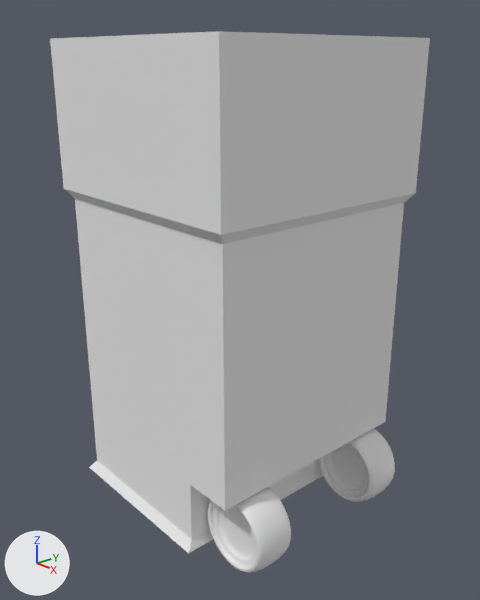
What one commit did to the Blender file working/subahu/Container/Container.blend.
Camera for both pictures: a 50 mm lens placed at (4.01, -3.5, 3.53), pointed at (0.1, -0.06, 1.64). Arrows for +X, +Y and +Z are at lower left; the lights stay in place.
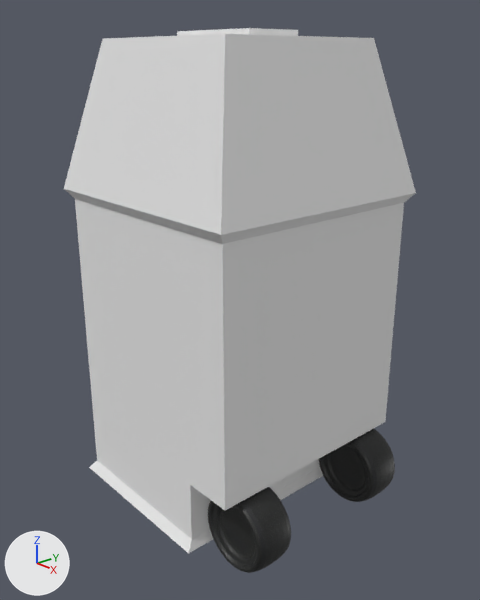
What changed in the scene script:
```text
Add img_blackrubber_jpg:
    img_blackrubber_jpg = load_image('blackRubber.jpg', 'Textures/blackRubber.jpg', 600, 524, 'sRGB')
Add mat_blackrubber_jpg:
    mat_blackrubber_jpg = principled_material('blackRubber.jpg')
    mat_blackrubber_jpg.texture = img_blackrubber_jpg
Change me_cylinder_001:
    where me_cylinder_001.from_pydata(...)  # 320 vertices, 290 faces; spans x -1.0..1.0, y -1.0..1.0, z -1.0..1.0
    add me_cylinder_001.materials.append(mat_blackrubber_jpg)  # picture img_blackrubber_jpg
Change me_cylinder:
    where me_cylinder.from_pydata(...)  # 320 vertices, 290 faces; spans x -1.0..1.0, y -1.0..1.0, z -1.0..1.0
    add me_cylinder.materials.append(mat_blackrubber_jpg)  # picture img_blackrubber_jpg
Change me_cube:
    where me_cube.from_pydata(...)  # 128 vertices, 124 faces; spans x -1.0..1.0, y -1.0..1.0, z -1.0..1.0
    used by ob_cube; location = (0.0, 0.0, 1.768); scale = (1.0, 1.0, 1.9)
    verts and faces of me_cube; kept vertices keep their numbers, new ones are numbered from 128
    before: 2 (1.0, 1.0, 1.0) at pixel (429, 37), 3 (1.0, -1.0, 1.0) at pixel (219, 31), 4 (-1.0, -1.0, 1.0) at pixel (50, 38), 5 (-1.0, 1.0, 1.0), 18 (1.0, 0.33, 1.0) at pixel (372, 36)
    before: 19 (1.0, -0.33, 1.0) at pixel (303, 33), 20 (-1.0, -0.33, 1.0), 21 (-1.0, 0.33, 1.0), 86 (0.56, 1.0, 1.0), 87 (0.56, -1.0, 1.0) at pixel (171, 33)
    before: 94 (0.56, 0.33, 1.0), 95 (0.56, -0.33, 1.0), 108 (-0.58, 1.0, 1.0), 109 (-0.58, -1.0, 1.0) at pixel (76, 37), 126 (-0.58, 0.33, 1.0)
    before: 127 (-0.58, -0.33, 1.0)
    me_cube part 1
    add delete_faces([(94, 126, 127, 95)])
    add verts[2] = (0.71, 0.71, 1.0)  # moved, pixel (373, 38)
    add verts[3] = (0.71, -0.71, 1.0)  # moved, pixel (225, 33)
    add verts[4] = (-0.72, -0.71, 1.0)  # moved, pixel (102, 38)
    add verts[5] = (-0.72, 0.71, 1.0)  # moved
    add verts[18] = (0.71, 0.24, 1.0)  # moved, pixel (330, 36)
    add verts[19] = (0.71, -0.24, 1.0)  # moved, pixel (281, 35)
    add verts[20] = (-0.72, -0.24, 1.0)  # moved
    add verts[21] = (-0.72, 0.24, 1.0)  # moved
    add verts[86] = (0.4, 0.71, 1.0)  # moved
    add verts[87] = (0.4, -0.71, 1.0)  # moved, pixel (193, 35)
    add verts[94] = (0.4, 0.24, 1.0)  # moved
    add verts[95] = (0.4, -0.24, 1.0)  # moved
    add verts[108] = (-0.42, 0.71, 1.0)  # moved
    add verts[109] = (-0.42, -0.71, 1.0)  # moved, pixel (123, 37)
    add verts[126] = (-0.42, 0.24, 1.0)  # moved
    add verts[127] = (-0.42, -0.24, 1.0)  # moved
    add for new, old in zip([*range(128, 132)], [94, 95, 126, 127]): verts[new] = verts[old] + (0.0, 0.0, 0.03)
    add faces += [(126, 127, 131, 130), (128, 130, 131, 129), (94, 128, 129, 95), (95, 129, 131, 127), (94, 126, 130, 128)]
```

Where the change shows, as pixel boxes [x1, y1, x2, y2] in the pictures (480 x 600 px):
'Cube', reshaped (7% narrower)
    before: [50, 31, 430, 553]
    after: [64, 28, 416, 553]
'Cylinder.001', recoloured (grey to black)
    both: [208, 487, 291, 573]
'Cylinder', recoloured (grey to black)
    both: [319, 429, 395, 502]
part 1 of me_cube, built on
    before: [50, 31, 430, 235]
    after: [64, 28, 416, 235]
